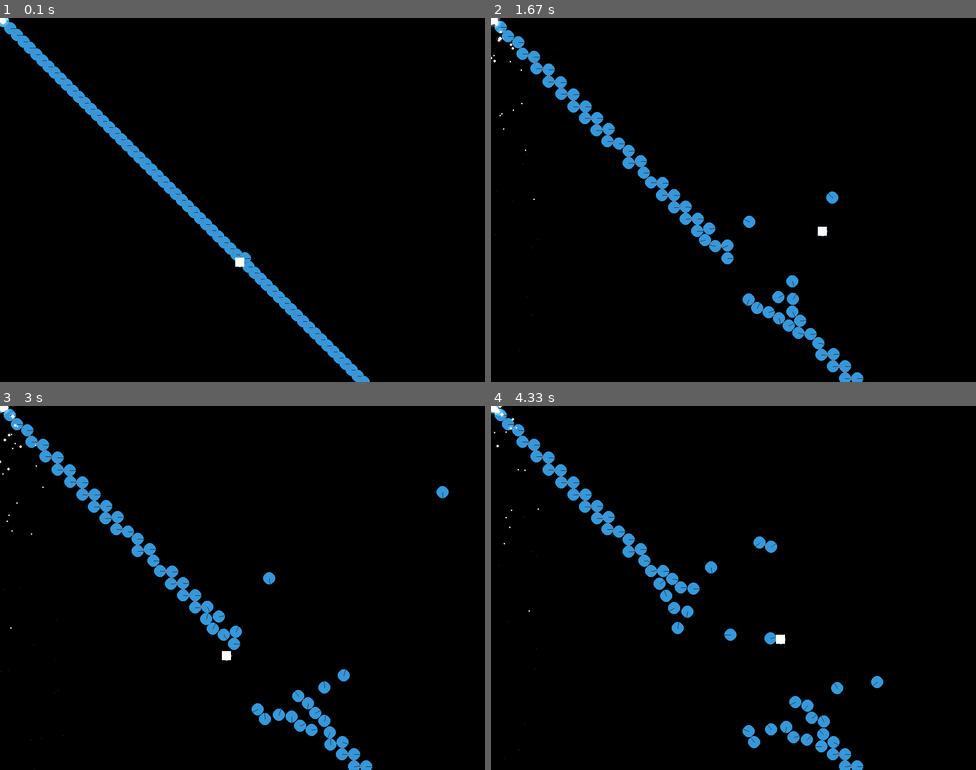
Above: before the commit, frames 1-4 (two rows, left to right).
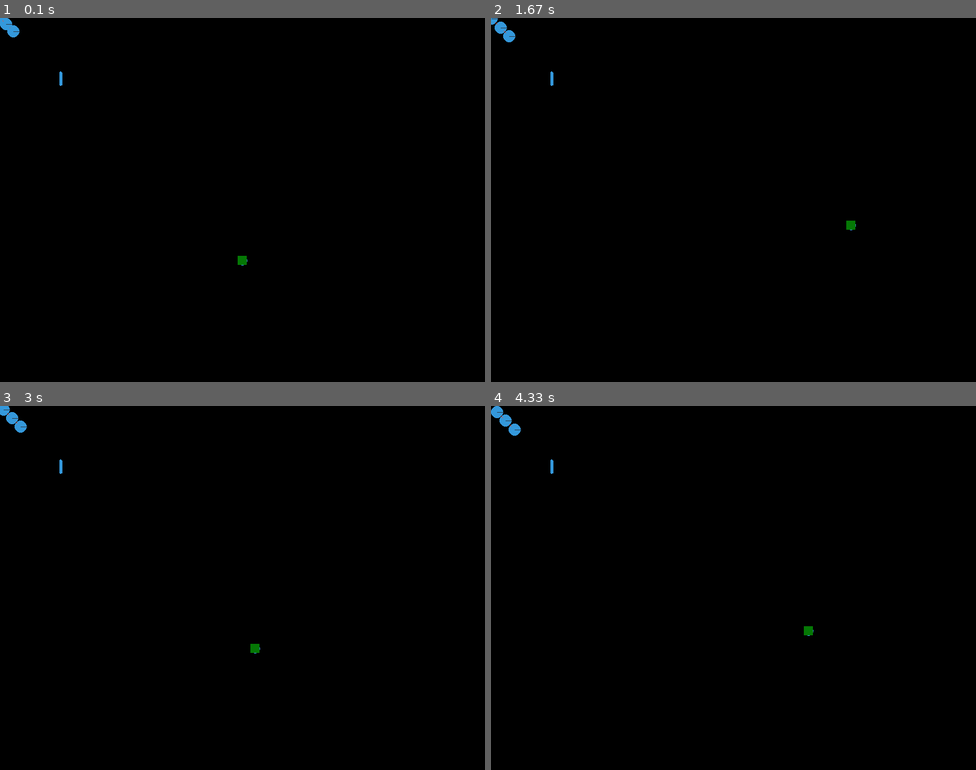
Above: after the commit, the same moments.

Repository: LGgameLAB/Fun-with-pygame-D
Game: pygame game, started from main.py
The game is run twice, just before and just after one commit, with the same random seed, the same clock (stepped at 60 frames per second) and the same inputs.
Inputs:
- Up to frame 1 (0.1 s): no input
- Up to frame 2 (1.67 s): hold Right 0.33-0.8 s; hold Up 0.83-1.13 s; hold Right 1.17-1.63 s
- Up to frame 3 (3 s): hold Left 1.67-2.2 s; hold Down 2.23-2.53 s; hold Left 2.57-2.97 s
- Up to frame 4 (4.33 s): hold Up 3-3.37 s; hold Right 3.4-4.03 s; hold Down from 4.07 s (still down)

The runs differ from the first frame. In frame 1, 3.1% of the frame differs, in the area x 0-77%, y 0-100%; in frame 2, 3.8%; in frame 3, 3.8%, in the area x 0-93%, y 0-100%; in frame 4, 3.7%.

Commit message:
feat: sprites module

Diff:
--- a/src/physics.py
+++ b/src/physics.py
@@ -12,9 +12,16 @@
 		self.options = pymunk.pygame_util.DrawOptions(game.screen.base)
 
 		# Makes a bunch of balls for funsies
-		for x in range(99):
+		for x in range(3):
 			self.space.add(*self.ball((10*x, 10*x)))
 		self.space.bodies[0].apply_impulse_at_local_point((999, 999), (0, 0))
+
+		# Testing out a segment
+		body = pymunk.Body(100, 100)
+		segment = pymunk.Segment(body, (0, -10), (0, 10), 2)
+		self.add((body, segment))
+		body.position = (100,100)
+
 
 	def ball(self, p = (20, 20)):
 		body = pymunk.Body(100, 100)
@@ -27,6 +34,8 @@
 	def add(self, entity):
 		if isinstance(entity, pygame.sprite.Sprite):
 			self.space.add(entity.body, entity.shape)
+		else:
+			self.space.add(entity[0], entity[1])
 
 	def render(self):
 		self.space.debug_draw(self.options)
--- a/src/player.py
+++ b/src/player.py
@@ -1,6 +1,7 @@
 import pygame, pymunk
 import src.settings as settings
 import src.fx as fx
+from src.sprites import Spider
 
 class Player(pygame.sprite.Sprite):
 
@@ -14,9 +15,10 @@
 
 		self.init_physics()
 
-		self.particles = fx.GlowParticles(game)
-		game.screen.spritelayer.add(self.particles)
+		# self.particles = fx.GlowParticles(game)
+		# game.screen.spritelayer.add(self.particles)
 
+		self.pet = Spider(game)
 
 	def init_physics(self) -> None:
 		"""Loads the pymunk information for the player"""
@@ -56,13 +58,13 @@
 
 	def update(self) -> None:
 		self.move()
-		self.particles.update_position(pygame.mouse.get_pos())
+		#self.particles.update_position(self.body.position)#pygame.mouse.get_pos())
 
 
 	def draw(self, win: pygame.Surface, transform = None):
 		x, y = self.body.position
 		if not transform:
-			pygame.draw.rect(win, settings.WHITE, (x-7.5, y-7.5, 15, 15))
+			pygame.draw.rect(win, settings.GREEN, (x-7.5, y-7.5, 15, 15))
 		else:
 			x, y = transform(self.body.position)
 			pygame.draw.rect(win, settings.WHITE, (x-7.5, y-7.5, 15, 15))
--- a/src/settings.py
+++ b/src/settings.py
@@ -45,4 +45,5 @@
     return False
 
 WHITE = (255,255,255)
+GREEN = (5, 120, 5)
 BLACK = (0,0,0)
--- /dev/null
+++ b/src/sprites/__init__.py
@@ -0,0 +1 @@
+from .spider import *
--- /dev/null
+++ b/src/sprites/spider.py
@@ -0,0 +1,28 @@
+import pygame, pymunk
+
+class Spider(pygame.sprite.Sprite):
+    """A spider sprite with cool top down movement
+    """
+
+    def __init__(self, game):
+        super().__init__((game.sprites, game.screen.spritelayer))
+
+        self.body = pymunk.Body(350, 2)
+        torso = [
+            (10, 0),
+            (30, 0),
+            (0, 50),
+            (40, 50)
+        ]
+        self.torso = pymunk.Poly(self.body, torso)
+
+        feet = []
+        for x in range(4):
+            body = pymunk.Body(20, 2)
+            feet.append(pymunk.Circle(body, 4))
+
+    def update(self):
+        pass
+
+    def draw(self, transform=None):
+        pass
--- /dev/null
+++ b/src/ui/button.py
@@ -0,0 +1,104 @@
+import src.ui.component
+from src.settings import *
+
+class Button(pygame.sprite.Sprite):
+    """A menu object that that stores a clicked value when hovered over
+
+    Arguments
+    |    Button.text [str] - stores optional text value
+    |    Button.colors [tup] - Stores colors
+    |    Button.center [bool] - Stores whether text is centered or not
+
+    Values
+    |    Button.clicked [bool] - stores whether it has been clicked or ot since initiation
+    |    Button.
+    """
+
+    def __init__(self, game, pos,**kwargs):
+        self.game = game
+
+        self.onClick = False
+        self.groups = []
+        self.wh = (200, 60)
+        self.colors = (colors.yellow, (255, 255, 255))
+        self.spriteInit = False
+        self.hover = False
+        self.clicked = False
+        self.instaKill = False
+        self.text = ''
+        self.center = True
+        self.rounded = True
+        for k, v in kwargs.items():
+            self.__dict__[k] = v
+
+        pygame.sprite.Sprite.__init__(self, self.groups)
+
+        self.rect = pygame.Rect(0, 0, 20, 20)
+        self.rect.size = self.wh
+        self.rect.x, self.rect.y = pos
+        self.image = pygame.Surface(self.rect.size, pygame.SRCALPHA)
+        self.setText(self.text)
+
+    def setText(self, text):
+        """Sets the button's text
+
+        Arguments:
+        -----
+        text: string
+        """
+        # Set the text
+        self.text = text
+        # Re-create the pygame surface with the text
+        self.rendText = fonts['menu1'].render(
+            self.text,
+            self.game.antialiasing,
+            (0, 0, 0)
+        )
+        self.textRect = self.rendText.get_rect()
+        if self.center:
+            self.textRect.center = pygame.Rect(
+                0, 0,
+                self.rect.width, self.rect.height
+            ).center
+        else:
+            self.textRect.x += 2
+            self.textRect.y += 2
+
+    def update(self):
+        self.hover = False
+        self.clicked = False
+        mouseRect = pygame.Rect(pygame.mouse.get_pos()[0], pygame.mouse.get_pos()[1], 1, 1)
+        if mouseRect.colliderect(self.rect):
+            self.hover = True
+
+        if self.hover:
+            for event in self.game.events:
+                if event.type == pygame.MOUSEBUTTONDOWN:
+                    self.clicked = True
+                    self.game.mixer.playFx('menu1')
+                    if self.onClick:
+                        self.onClick()
+                        if self.instaKill:
+                            self.kill()
+
+            self.drawBG(1)
+        else:
+            self.drawBG(0)
+
+        self.image.blit(self.rendText, self.textRect)
+
+    def drawBG(self, colorIndex = 0):
+        if self.rounded:
+            borderRadius = 15
+        else:
+            borderRadius = 0
+        pygame.draw.rect(
+            self.image,
+            self.colors[colorIndex],
+            self.image.get_rect(),
+            0,
+            borderRadius
+        )
+
+    def reset(self):
+        self.clicked = False
Not shown, changed: .gitignore
